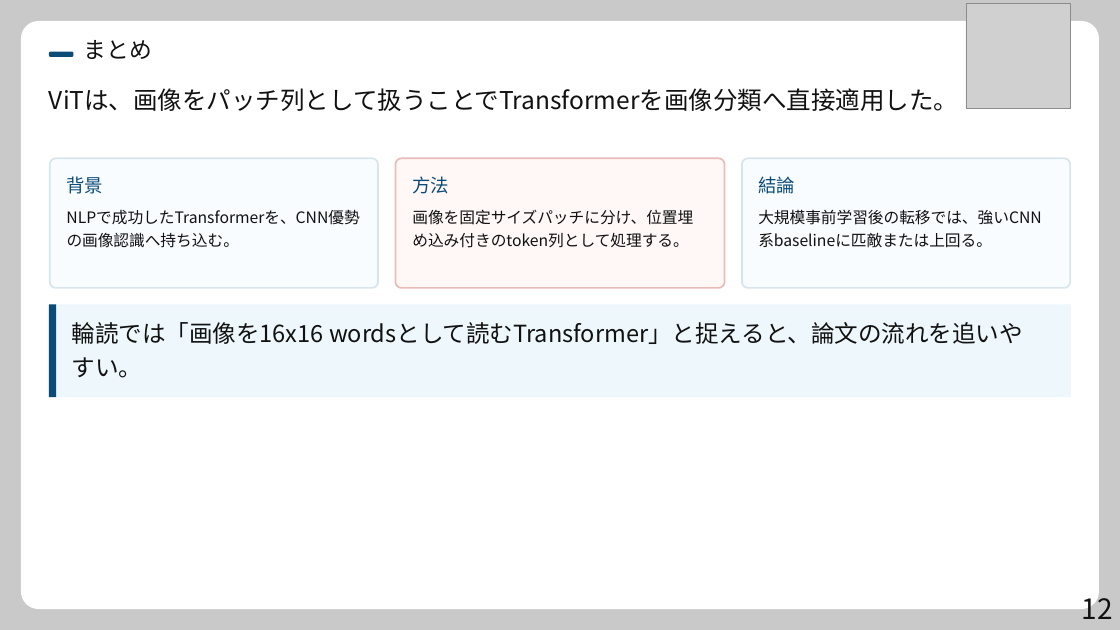
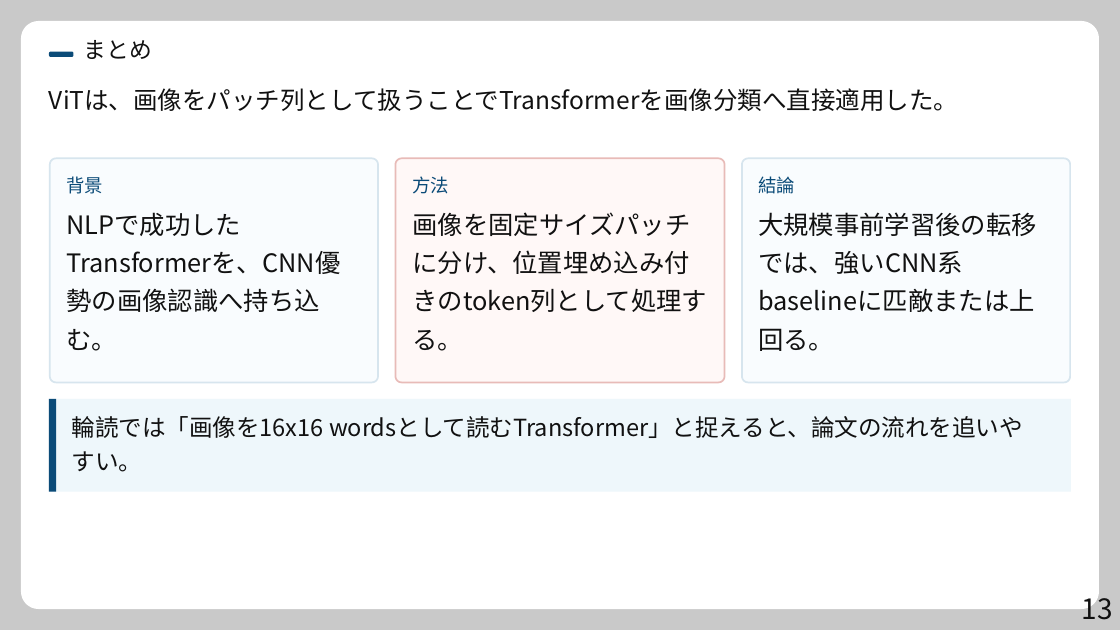
Before and after one commit to in-trial-use/create_presentation, a slide deck: slide 13 of data/refined/ViT/step2.pptx (slide 12 before the commit). Drawn at 1120x630 pixels with LibreOffice and Linux fonts; fonts in the diff are those of the drawing; grey boxes stand for pictures. Boxes give left, top, right and bottom in pixels: in the first picture for what was removed or moved away, otherwise in the second. Text is boxed around its words. In the diff, an @@ line names an element or a change of style, - is before the commit and + after.

Commit message:
結果を追記＆refinedの例を改良

```diff
--- a/data/refined/ViT/step2.pptx
+++ b/data/refined/ViT/step2.pptx
@@ picture removed at (x1=966, y1=3, x2=1071, y2=108) @@
@@ freeform shape resized from (x1=50, y1=159, x2=378, y2=288) to (x1=50, y1=159, x2=378, y2=383) @@
@@ freeform shape resized from (x1=50, y1=159, x2=378, y2=288) to (x1=50, y1=159, x2=378, y2=383) @@
@@ freeform shape resized from (x1=396, y1=159, x2=725, y2=288) to (x1=396, y1=159, x2=725, y2=383) @@
@@ freeform shape resized from (x1=396, y1=159, x2=725, y2=288) to (x1=396, y1=159, x2=725, y2=383) @@
@@ freeform shape resized from (x1=742, y1=159, x2=1070, y2=288) to (x1=742, y1=159, x2=1070, y2=383) @@
@@ freeform shape resized from (x1=742, y1=159, x2=1070, y2=288) to (x1=742, y1=159, x2=1070, y2=383) @@
@@ text removed at (x1=66, y1=209, x2=359, y2=225) @@
-NLPで成功したTransformerを、CNN優勢
@@ text added at (x1=66, y1=212, x2=241, y2=236), 21.7 pt, text #111111 @@
+NLPで成功した
@@ text at (x1=412, y1=212, x2=690, y2=236): text changed; size 13.5 to 21.7 pt @@
-画像を固定サイズパッチに分け、位置埋
+画像を固定サイズパッチ
@@ text at (x1=758, y1=212, x2=1037, y2=236): text changed; size 13.5 to 21.7 pt @@
-大規模事前学習後の転移では、強いCNN
+大規模事前学習後の転移
@@ text removed at (x1=758, y1=233, x2=992, y2=248) @@
-系baselineに匹敵または上回る。
@@ text added at (x1=66, y1=251, x2=340, y2=274), 21.7 pt, text #111111 @@
+Transformerを、CNN優
@@ text at (x1=412, y1=250, x2=689, y2=274): text changed; size 13.5 to 21.7 pt @@
-め込み付きのtoken列として処理する。
+に分け、位置埋め込み付
@@ text added at (x1=758, y1=251, x2=963, y2=274), 21.7 pt, text #111111 @@
+では、強いCNN系
@@ text at (x1=66, y1=288, x2=319, y2=312): text changed; size 13.5 to 21.7 pt @@
-の画像認識へ持ち込む。
+勢の画像認識へ持ち込
@@ text added at (x1=412, y1=288, x2=707, y2=312), 21.7 pt, text #111111 @@
+きのtoken列として処理す
@@ text added at (x1=758, y1=288, x2=1034, y2=312), 21.7 pt, text #111111 @@
+baselineに匹敵または上
@@ text added at (x1=66, y1=329, x2=117, y2=351), 21.7 pt, text #111111 @@
+む。
@@ text added at (x1=758, y1=328, x2=834, y2=351), 21.7 pt, text #111111 @@
+回る。
@@ text added at (x1=412, y1=330, x2=463, y2=351), 21.7 pt, text #111111 @@
+る。
@@ 2 texts, 2 freeform shapes moved together from (x1=49, y1=304, x2=1071, y2=397) to (x1=49, y1=399, x2=1071, y2=492) @@
@@ text at (x1=1082, y1=591, x2=1113, y2=620): text changed @@
-12
+13
```
Also in this commit, not shown: 10 other slides changed, 2 slides added, 1 slide removed, 13 other files.
